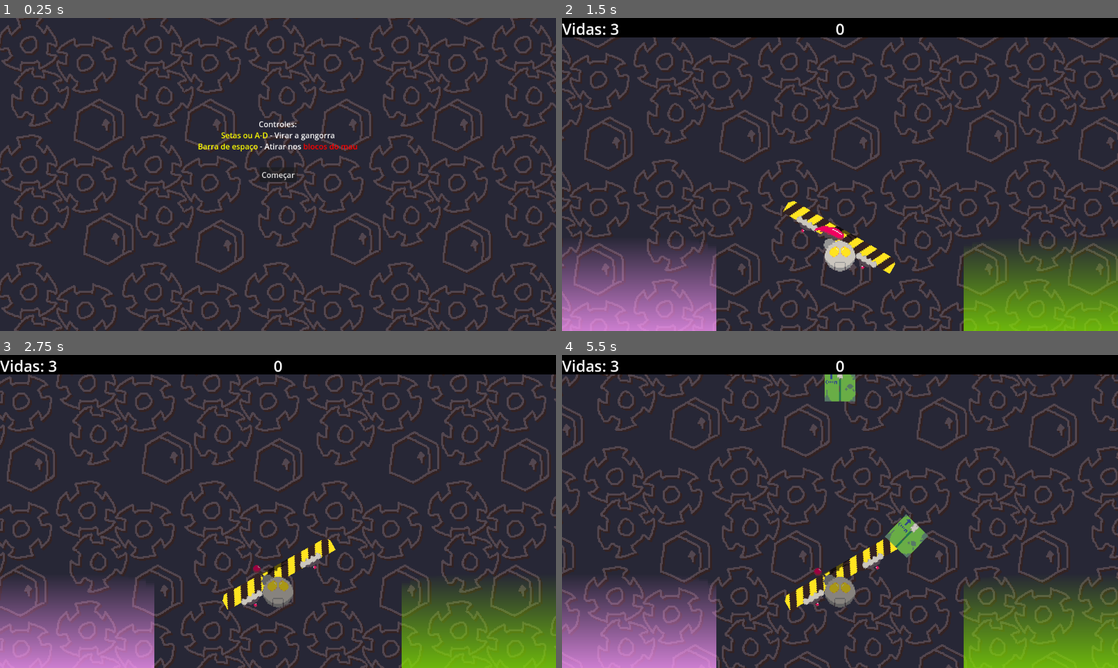
Above: before the commit, frames 1-4 (two rows, left to right).
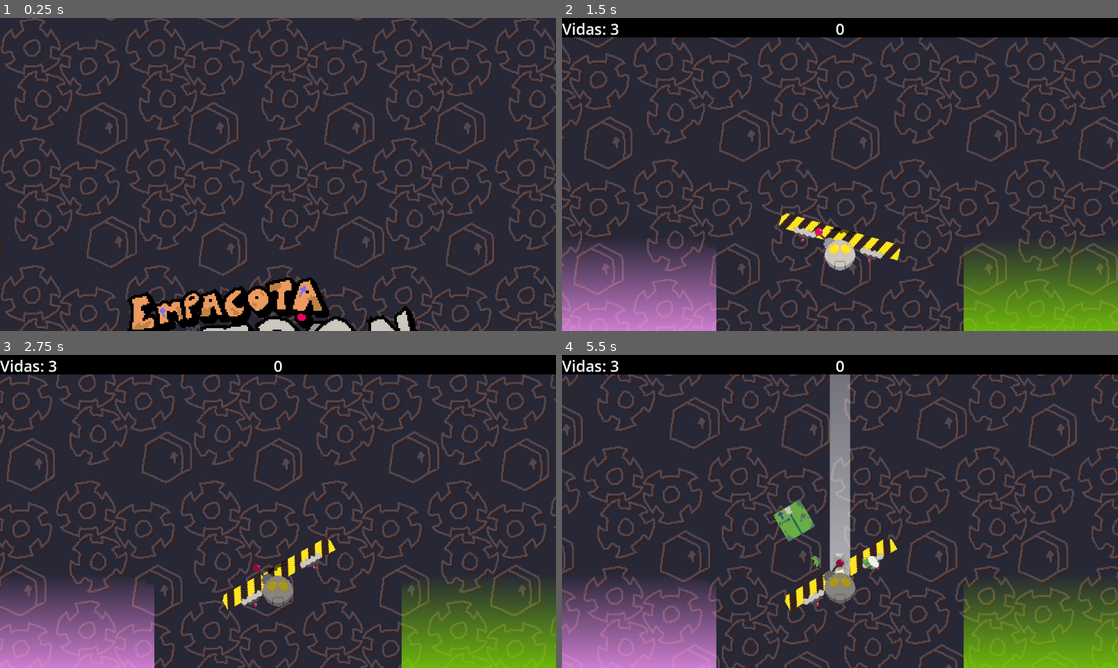
Above: after the commit, the same moments.

Repository: KettLovahr/RodizioKett
Game: Godot game, scene res://Scenes/main_menu.tscn
The game is run twice, just before and just after one commit, with the same random seed, the same clock (stepped at 60 frames per second) and the same inputs. The engine's default icon, where the game draws it, is replaced by a stand-in: a white triangle on a blue panel in a dark square.
Inputs (mouse positions are in pixels of both pictures, inside the frame that each line leads up to):
- Up to frame 1 (0.25 s): no input
- Up to frame 2 (1.5 s): click (840, 174) at 0.5 s, where only the run before the commit has a clickable "Começar"; hold D (move_right) from 1.28 s (still down); tap Space (move_shoot) at 1.35 s
- Up to frame 3 (2.75 s): release D (move_right) at 2.03 s; hold A (move_left) from 2.03 s (still down); tap Space (move_shoot) at 2.1 s
- Up to frame 4 (5.5 s): release A (move_left) at 2.78 s; hold D (move_right) 2.78-4.28 s; tap Space (move_shoot) every 0.75 s from 2.85 to 5.1 s; hold A (move_left) from 4.28 s (still down)

The runs differ from the first frame. In frame 1, 30% of the frame differs, in the area x 0-100%, y 0-100%; in frame 2, 1.4%; in frame 3, less than 0.1%; in frame 4, 4.2%.

Commit message:
SEGUNDA Commit de Arte

Diff:
--- a/Scenes/main_menu.gd
+++ b/Scenes/main_menu.gd
@@ -1,5 +1,15 @@
 extends Control
 
+@onready var game_logo: Sprite2D = $GameLogo
+var target_pos: Vector2 = Vector2(578.0, 180.0)
 
-func _on_button_pressed() -> void:
-	get_tree().change_scene_to_file("res://Scenes/main_scene.tscn")
+func _ready() -> void:
+	LogoSpawn()
+
+func _process(delta: float) -> void:
+	if Input.is_action_just_pressed("move_shoot"):
+		get_tree().change_scene_to_file("res://Scenes/main_scene.tscn")
+
+func LogoSpawn():
+	var LogoMove = create_tween()
+	LogoMove.tween_property(game_logo, "position", target_pos, 2.0).set_ease(Tween.EASE_OUT).set_trans(Tween.TRANS_QUAD)
--- a/Scenes/main_menu.tscn
+++ b/Scenes/main_menu.tscn
@@ -1,12 +1,13 @@
-[gd_scene load_steps=5 format=3 uid="uid://bsjm3ba23hdif"]
+[gd_scene load_steps=6 format=3 uid="uid://bsjm3ba23hdif"]
 
 [ext_resource type="Script" uid="uid://c7w00a0w33k5j" path="res://Scenes/main_menu.gd" id="1_28flt"]
 [ext_resource type="Shader" uid="uid://hxv5wls3kwk4" path="res://Scenes/ScrollBG.gdshader" id="2_1ehe0"]
 [ext_resource type="Texture2D" uid="uid://bni7rnol24t8j" path="res://Sprites/background.png" id="2_48xlc"]
+[ext_resource type="Texture2D" uid="uid://bkehakbdbtoof" path="res://Sprites/GameLogo.png" id="4_ce3w2"]
 
 [sub_resource type="ShaderMaterial" id="ShaderMaterial_ce3w2"]
 shader = ExtResource("2_1ehe0")
-shader_parameter/Speed = 0.1
+shader_parameter/Speed = 0.05
 
 [node name="MainMenu" type="Control"]
 layout_mode = 3
@@ -17,25 +18,6 @@
 grow_vertical = 2
 script = ExtResource("1_28flt")
 
-[node name="ControlInstructions" type="RichTextLabel" parent="."]
-layout_mode = 1
-anchors_preset = 8
-anchor_left = 0.5
-anchor_top = 0.5
-anchor_right = 0.5
-anchor_bottom = 0.5
-offset_left = -184.0
-offset_top = -116.0
-offset_right = 184.0
-offset_bottom = -28.0
-grow_horizontal = 2
-grow_vertical = 2
-bbcode_enabled = true
-text = "Controles:
-[color=yellow]Setas ou A-D[/color] - Virar a gangorra
-[color=yellow]Barra de espaço[/color] - Atirar nos [color=red]blocos do mau[/color]"
-horizontal_alignment = 1
-
 [node name="Button" type="Button" parent="."]
 layout_mode = 1
 anchors_preset = 8
@@ -43,10 +25,10 @@
 anchor_top = 0.5
 anchor_right = 0.5
 anchor_bottom = 0.5
-offset_left = -38.5
-offset_top = -15.5
-offset_right = 38.5
-offset_bottom = 15.5
+offset_left = -724.0
+offset_top = -86.0
+offset_right = -647.0
+offset_bottom = -55.0
 grow_horizontal = 2
 grow_vertical = 2
 text = "Começar"
@@ -61,5 +43,31 @@
 mouse_filter = 2
 texture = ExtResource("2_48xlc")
 stretch_mode = 1
+metadata/_edit_lock_ = true
+
+[node name="GameLogo" type="Sprite2D" parent="."]
+position = Vector2(578, 797)
+scale = Vector2(3, 3)
+texture = ExtResource("4_ce3w2")
+
+[node name="ControlInstructions" type="RichTextLabel" parent="GameLogo"]
+anchors_preset = 8
+anchor_left = 0.5
+anchor_top = 0.5
+anchor_right = 0.5
+anchor_bottom = 0.5
+offset_left = -196.5
+offset_top = 5.16667
+offset_right = 171.5
+offset_bottom = 109.167
+grow_horizontal = 2
+grow_vertical = 2
+scale = Vector2(0.5, 0.5)
+bbcode_enabled = true
+text = "Controles:
+[color=yellow]Setas ou A-D[/color] - Virar a gangorra
+[color=yellow]Barra de espaço[/color] - Atirar nos [color=red]blocos do mau[/color]
+[color=yellow]APERTE ESPAÇO PARA COMEÇAR![/color]"
+horizontal_alignment = 1
 
 [connection signal="pressed" from="Button" to="." method="_on_button_pressed"]
Binary file added: Sprites/CharacterConcepts.aseprite
Binary file added: Sprites/GameLogo.aseprite
Binary file added: Sprites/GameLogo.png
Not shown, added: Sprites/GameLogo.png.import
